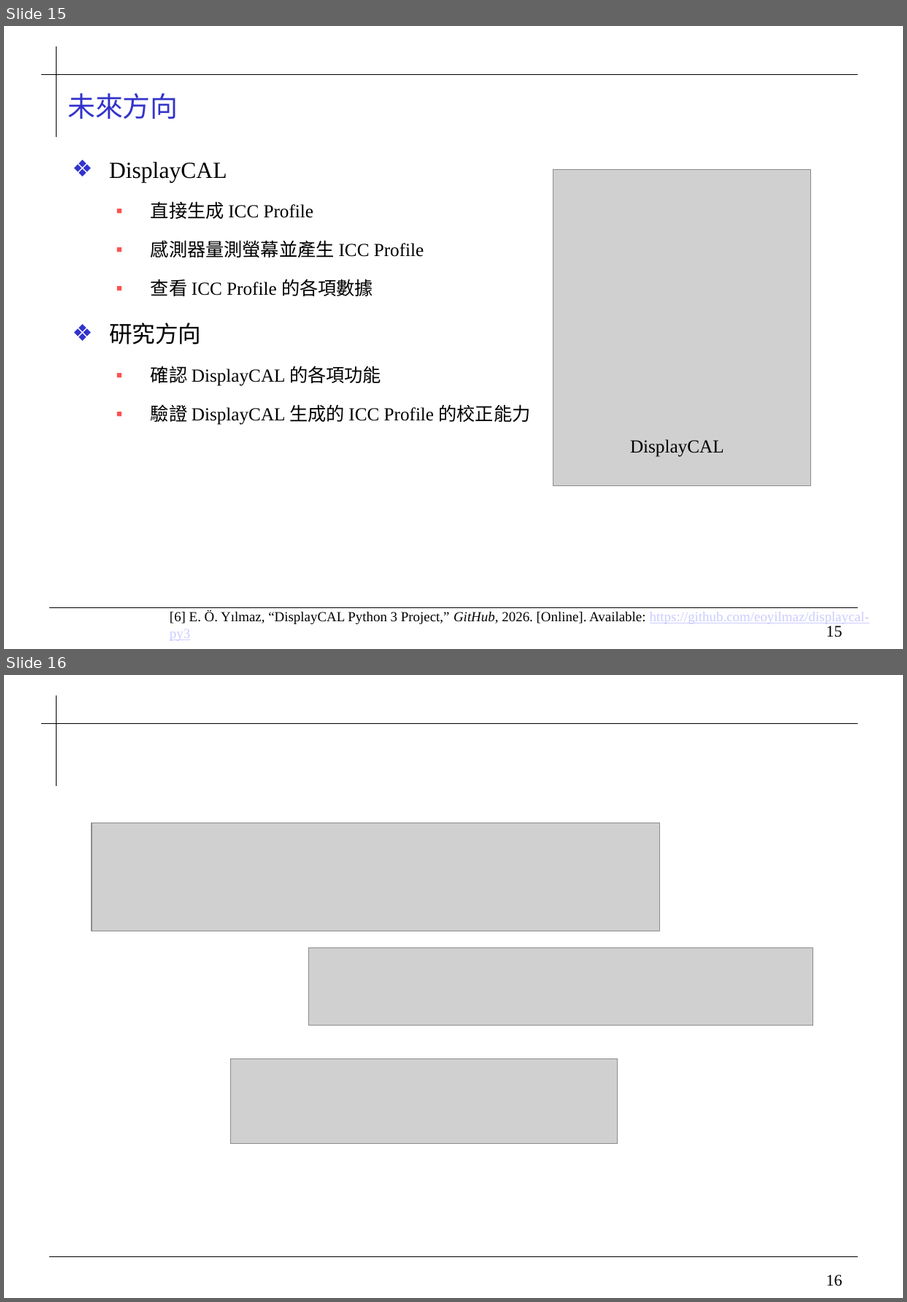
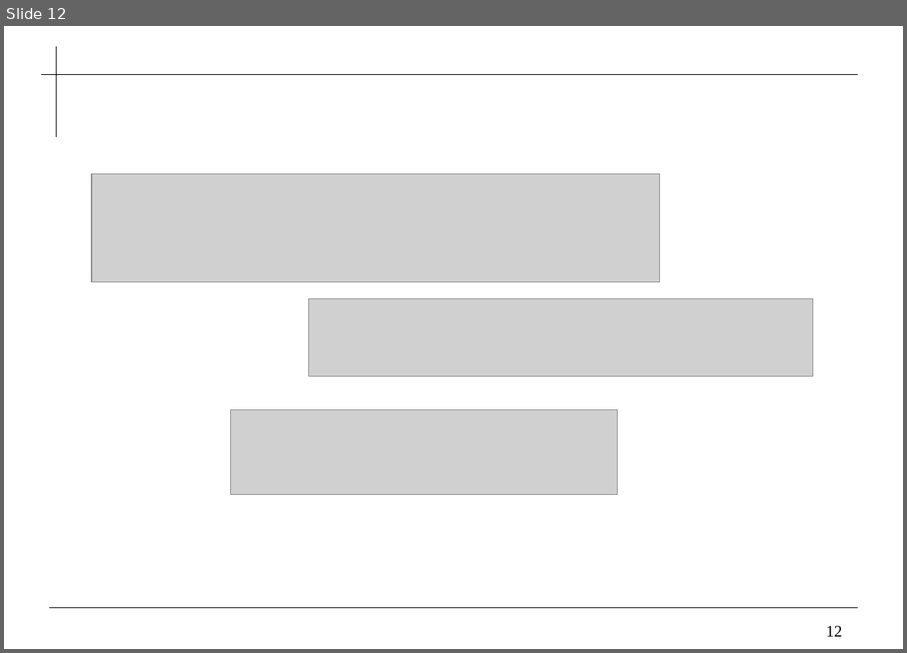
Before and after one commit to 0ilasis0/home, a slide deck: ICCPROFILE_0929.pptx. Shown one above the other, each under a label of ours: slides 15 and 16 before the commit, slide 12 after it. The pictures are 907x1302 and 907x653 pixels, drawn with LibreOffice and Linux fonts; fonts in the diff are those of the drawing; grey boxes stand for pictures; background and template pictures are left out. Boxes give left, top, right and bottom in pixels: in the first picture for what was removed or moved away, otherwise in the second. Text is boxed around its words. In the diff, an @@ line names an element or a change of style, - is before the commit and + after.

```diff
--- a/ICCPROFILE_0929.pptx
+++ b/ICCPROFILE_0929.pptx
@@ slide 15 removed at (4, 26, 903, 649), background #FFFFFF; not listed: 4 template elements that a slide beside it also shows @@
@@ title removed at (68, 93, 178, 119) @@
-未來方向
@@ text removed at (109, 162, 531, 425) @@
-  ❖ DisplayCAL
-  ▪ 直接生成 ICC Profile
-  ▪ 感測器量測螢幕並產生 ICC Profile
-  ▪ 查看 ICC Profile 的各項數據
-❖ 研究方向
-  ▪ 確認 DisplayCAL 的各項功能
-  ▪ 驗證 DisplayCAL 生成的 ICC Profile 的校正能力
@@ picture removed at (553, 170, 811, 486) @@
@@ text removed at (630, 439, 725, 457) @@
-DisplayCAL
@@ text removed at (170, 611, 870, 641) @@
-[6] E. Ö. Yılmaz, “DisplayCAL Python 3 Project,” GitHub, 2026. [Online]. Available: https://github.com/eoyilmaz/displaycal-py3
@@ what was slide 16 is now slide 12 @@
@@ page number at (827, 625, 843, 636): text changed @@
-16
+12
```
Also in this commit, not shown: 5 slides changed, 5 slides added, 8 other slides removed, 4 other files.
